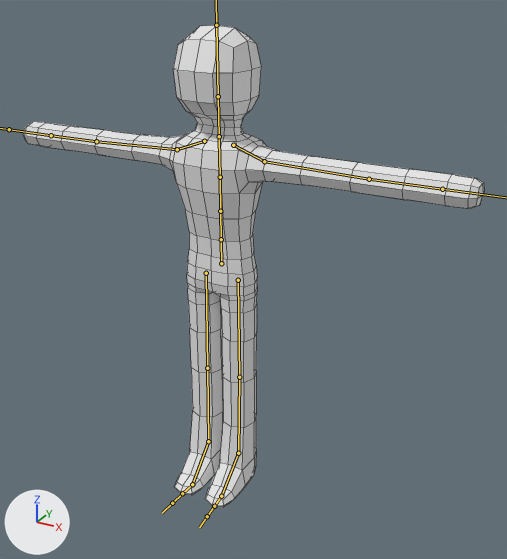
Two versions of the FBX model Assets/Models/Player.fbx, one commit apart.
Before and after are seen from a 50 mm camera at (1.198, -1.87, 1.843) aimed at (0.117, 0.096, 0.86). Arrows for +X, +Y and +Z are at lower left; the lights stay in place. The bones that bend it are drawn over the model as lines. Mesh edges are drawn as thin lines.

Names of what the first picture shows: 'Player'.
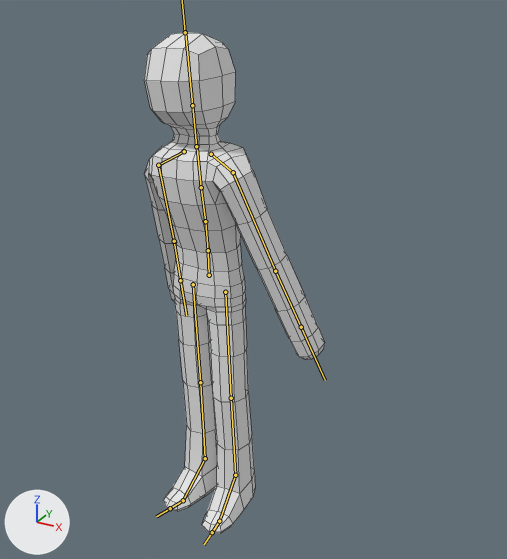
The newer file adds an action. The first version stands in its rest pose; the second is drawn at frame 1 of the action 'Idle'.

Changed parts and their boxes (x1, y1, x2, y2) in the pictures (507 x 559 px):
'Player', posed (61% narrower): before (23, 25, 484, 507); after (144, 32, 324, 534)
bone 'mixamorig:Hips', root to tip: before (221, 263) to (221, 240); after (209, 275) to (208, 252)
bone 'mixamorig:Spine', root to tip: before (221, 239) to (220, 211); after (208, 250) to (205, 221)
bone 'mixamorig:Spine1', root to tip: before (220, 211) to (220, 177); after (205, 221) to (201, 187)
bone 'mixamorig:Spine2', root to tip: before (220, 177) to (219, 138); after (201, 187) to (197, 148)
bone 'mixamorig:LeftShoulder', root to tip: before (233, 145) to (264, 161); after (211, 154) to (233, 172)
bone 'mixamorig:LeftArm', root to tip: before (264, 161) to (369, 179); after (233, 172) to (275, 271)
bone 'mixamorig:RightShoulder', root to tip: before (204, 141) to (177, 149); after (184, 151) to (158, 165)
bone 'mixamorig:RightArm', root to tip: before (177, 149) to (96, 141); after (158, 165) to (174, 241)
bone 'mixamorig:LeftUpLeg', root to tip: before (238, 280) to (239, 377); after (225, 292) to (231, 398)
bone 'mixamorig:LeftLeg', root to tip: before (239, 377) to (238, 453); after (231, 398) to (235, 475)
bone 'mixamorig:RightUpLeg', root to tip: before (206, 273) to (207, 368); after (193, 284) to (200, 382)

The edits, one by one:
Bone 'mixamorig:Hips' (bone_mixamorig_hips) moves from (0.0, 0.0, 0.0) to (-0.2, -1.3, 8.1).
Bone 'mixamorig:Spine' (bone_mixamorig_spine) turns from (0, 0, 0) to (3, -1, 3) degrees about its own x, y and z.
Bone 'mixamorig:Spine1' (bone_mixamorig_spine1) turns from (0, 0, 0) to (2, -2, 1) degrees about its own x, y and z.
Bone 'mixamorig:Spine2' (bone_mixamorig_spine2) turns from (0, 0, 0) to (-3, -2, 0) degrees about its own x, y and z.
Bone 'mixamorig:LeftShoulder' (bone_mixamorig_leftshoulder) turns from (0, 0, 0) to (0, 14, 17) degrees about its own x, y and z.
Bone 'mixamorig:LeftArm' (bone_mixamorig_leftarm) turns from (0, 0, 0) to (78, 6, -6) degrees about its own x, y and z.
Bone 'mixamorig:RightShoulder' (bone_mixamorig_rightshoulder) turns from (0, 0, 0) to (5, -1, -5) degrees about its own x, y and z.
Bone 'mixamorig:RightArm' (bone_mixamorig_rightarm) turns from (0, 0, 0) to (71, -22, 4) degrees about its own x, y and z.
Bone 'mixamorig:LeftUpLeg' (bone_mixamorig_leftupleg) turns from (0, 0, 0) to (6, -1, 5) degrees about its own x, y and z.
Bone 'mixamorig:LeftLeg' (bone_mixamorig_leftleg) turns from (0, 0, 0) to (-8, 1, -3) degrees about its own x, y and z.
Bone 'mixamorig:RightUpLeg' (bone_mixamorig_rightupleg) turns from (0, 0, 0) to (0, 15, 3) degrees about its own x, y and z.
